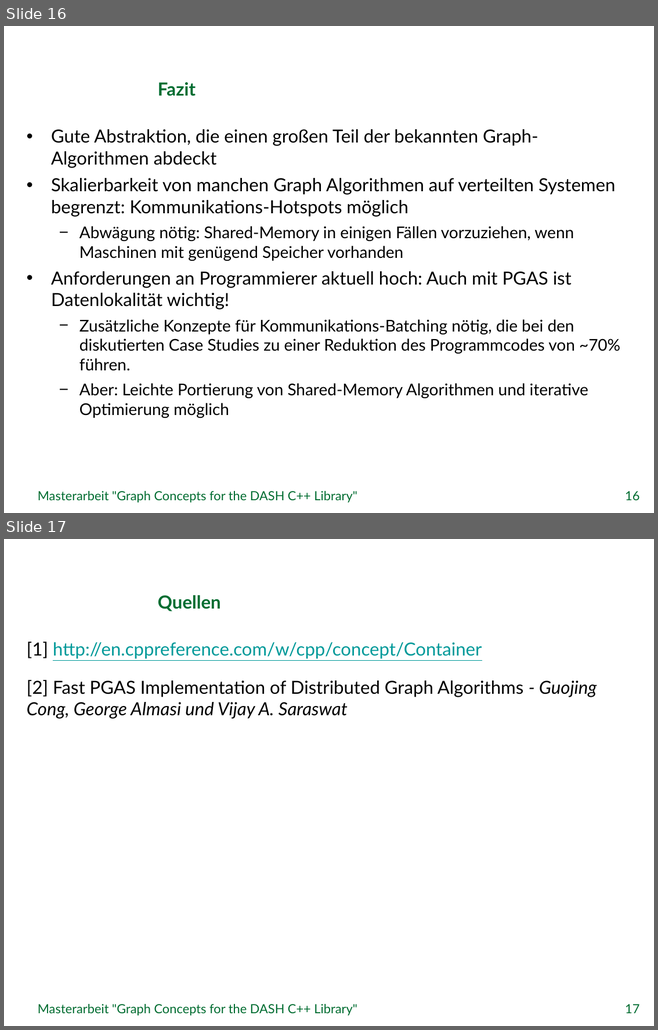
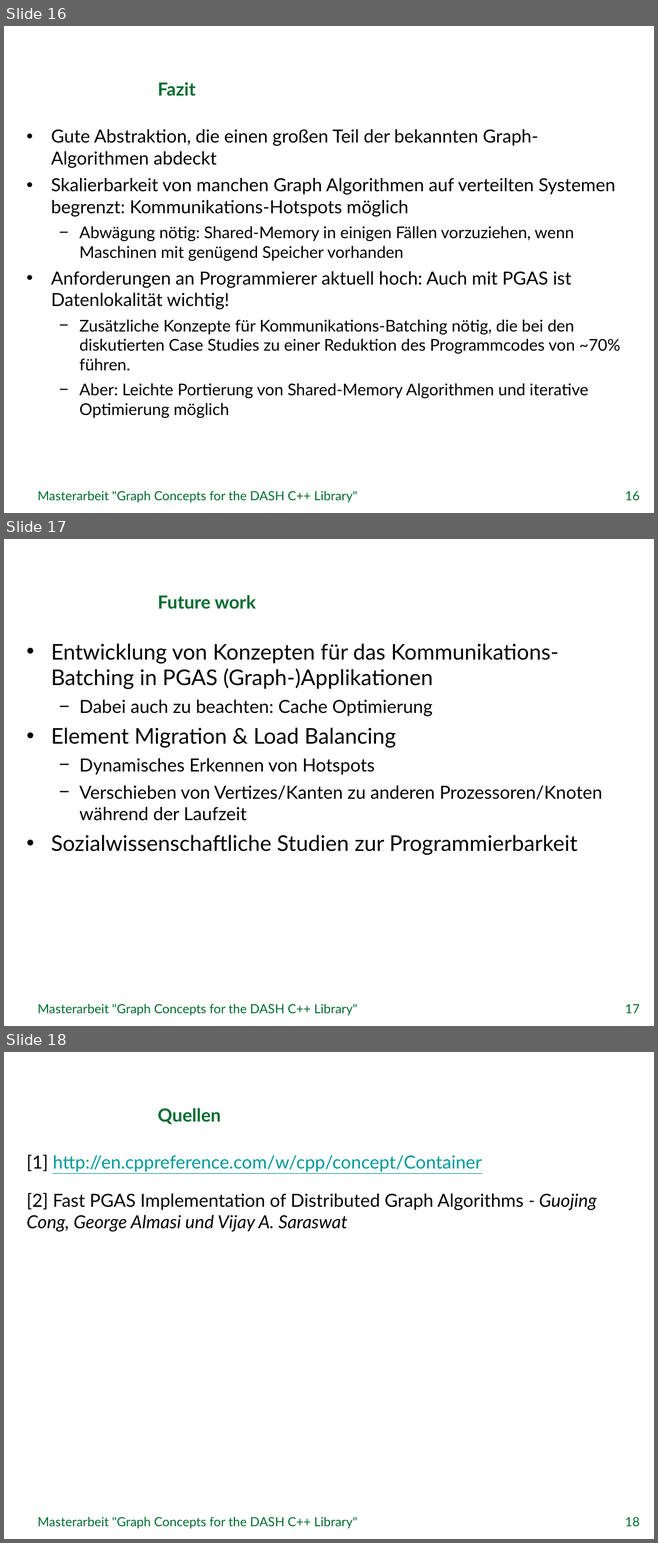
Before and after one commit to stiefn/dyn-data-structures-thesis, a slide deck: Folien/Abschlusssvortrag_Stefan_Effenberger.pptx. Shown one above the other, each under a label of ours: slides 16 and 17 before the commit, slides 16, 17 and 18 after it. The pictures are 658x1030 and 658x1543 pixels, drawn with LibreOffice and Linux fonts; fonts in the diff are those of the drawing; background and template pictures are left out. Boxes give left, top, right and bottom in pixels: in the first picture for what was removed or moved away, otherwise in the second. Text is boxed around its words. In the diff, an @@ line names an element or a change of style, - is before the commit and + after.

Commit message:
added future work to final presentation

```diff
--- a/Folien/Abschlusssvortrag_Stefan_Effenberger.pptx
+++ b/Folien/Abschlusssvortrag_Stefan_Effenberger.pptx
@@ slide 17 added at [4, 539, 654, 1026], background picture (left out) @@
@@ title added at [158, 595, 256, 609], 20 pt, text #006C30, bold @@
+Future work
@@ text added at [51, 643, 602, 855], 24 pt, text #000000 @@
+• Entwicklung von Konzepten für das Kommunikations-Batching in PGAS (Graph-)Applikationen
+  − Dabei auch zu beachten: Cache Optimierung
+• Element Migration & Load Balancing
+  − Dynamisches Erkennen von Hotspots
+  − Verschieben von Vertizes/Kanten zu anderen Prozessoren/Knoten während der Laufzeit
+• Sozialwissenschaftliche Studien zur Programmierbarkeit
@@ text added at [38, 1004, 357, 1016], 14 pt, text #006C30 @@
+Masterarbeit "Graph Concepts for the DASH C++ Library"
@@ page number added at [625, 1004, 639, 1013], 14 pt, text #006C30 @@
+17
@@ what was slide 17 is now slide 18 @@
@@ page number at [625, 1517, 639, 1526]: text changed @@
-17
+18
```
